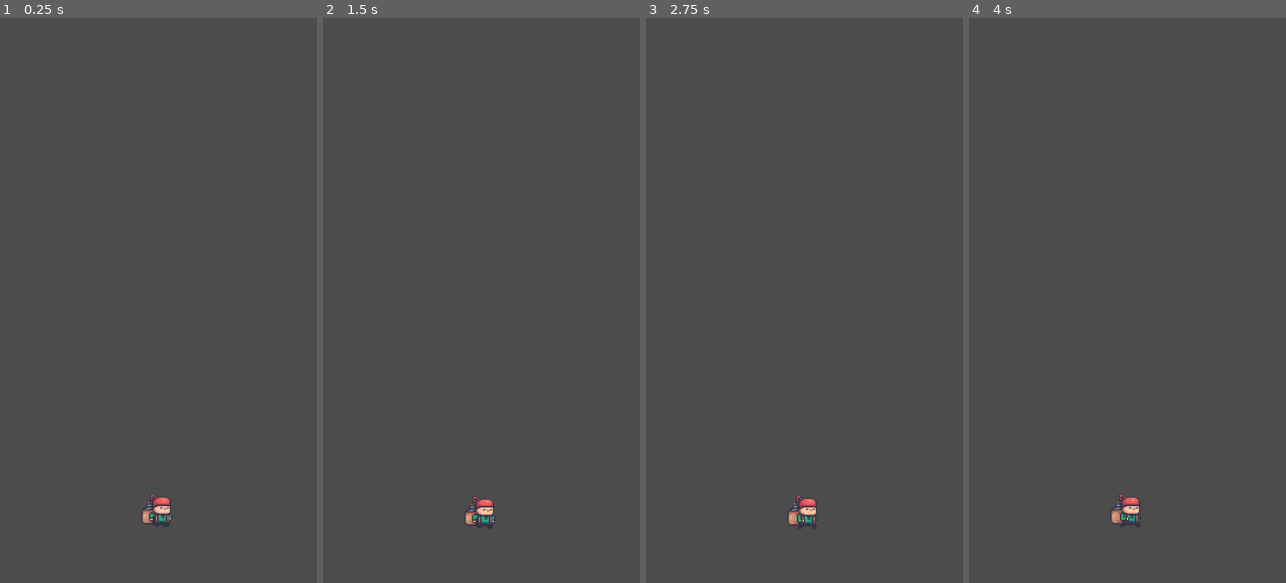
Above: before the commit, frames 1-4 (left to right).
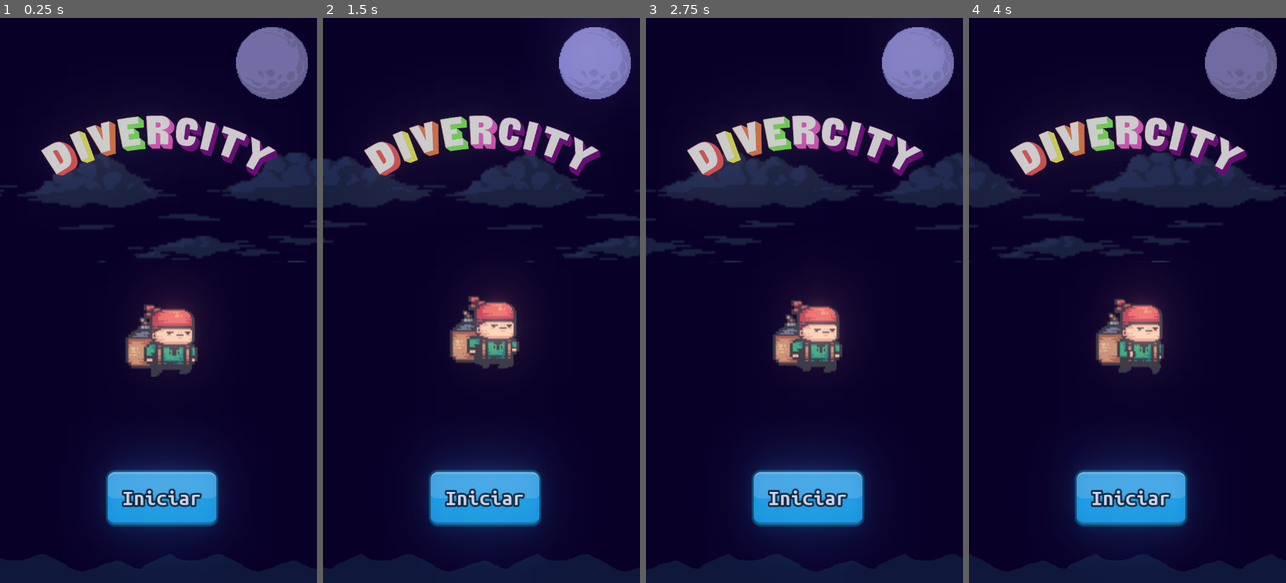
Above: after the commit, the same moments.

Repository: 2022M1T1-Inteli/Divercity
Game: Godot game, scene res://scenes/Main.tscn
Two runs of this game, one before a commit and one after it. Both use one fixed random seed, a clock stepped at 60 frames per second and the inputs below. Before the commit the project starts from res://scenes/Game/Game.tscn.
Inputs (mouse positions are in pixels of both pictures, inside the frame that each line leads up to):
- Up to frame 1 (0.25 s): no input
- Up to frame 2 (1.5 s): move the mouse to (551, 272) at 0.52 s; click (551, 272) at 0.67 s; move the mouse to (418, 328) at 1.27 s; click (418, 328) at 1.42 s
- Up to frame 3 (2.75 s): move the mouse to (836, 176) at 2.02 s; click (836, 176) at 2.17 s
- Up to frame 4 (4 s): move the mouse to (1111, 413) at 2.77 s; click (1111, 413) at 2.92 s; move the mouse to (1222, 385) at 3.52 s; click (1222, 385) at 3.67 s

The runs differ from the first frame. In frame 1, 99% of the frame differs, in the area x 0-100%, y 0-100%; in frame 2, 99%; in frame 3, 99%; in frame 4, 99%.

Commit message:
Fix change scene method. Added comments

Diff:
--- a/src/InBev/project.godot
+++ b/src/InBev/project.godot
@@ -31,7 +31,7 @@
 [application]
 
 config/name="DiverCity"
-run/main_scene="res://scenes/Game/Game.tscn"
+run/main_scene="res://scenes/Main.tscn"
 config/icon="res://resources/icons/INbev.png"
 
 [display]
--- a/src/InBev/scenes/Game/Game.tscn
+++ b/src/InBev/scenes/Game/Game.tscn
@@ -30,5 +30,5 @@
 scale = Vector2( 1.44397, 1.44397 )
 frames = SubResource( 5 )
 animation = "Walking"
-frame = 5
+frame = 4
 playing = true
--- a/src/InBev/scenes/Main.tscn
+++ b/src/InBev/scenes/Main.tscn
@@ -1,14 +1,14 @@
-[gd_scene load_steps=3 format=2]
+[gd_scene load_steps=2 format=2]
 
-[ext_resource path="res://scenes/Menu/Menu.tscn" type="PackedScene" id=1]
 [ext_resource path="res://sources/Main.gd" type="Script" id=2]
 
 [node name="MainScene" type="Node"]
 script = ExtResource( 2 )
 
-[node name="Menu" parent="." instance=ExtResource( 1 )]
+[node name="BaseReplaceNode" type="Node" parent="."]
 
 [node name="CanvasLayer" type="CanvasLayer" parent="."]
+layer = 3
 
 [node name="Overlay" type="ColorRect" parent="CanvasLayer"]
 anchor_right = 1.0
--- a/src/InBev/scenes/MiniGames/Golf/Golf.tscn
+++ b/src/InBev/scenes/MiniGames/Golf/Golf.tscn
@@ -19,14 +19,14 @@
 [node name="GolfBall" parent="." instance=ExtResource( 1 )]
 position = Vector2( 360, 1000 )
 
-[node name="IndicatorContainer" type="CenterContainer" parent="."]
+[node name="Indicators" type="CenterContainer" parent="."]
 margin_right = 720.0
 margin_bottom = 100.0
 __meta__ = {
 "_edit_use_anchors_": false
 }
 
-[node name="Panel" type="Panel" parent="IndicatorContainer"]
+[node name="Panel" type="Panel" parent="Indicators"]
 margin_left = 100.0
 margin_top = 17.0
 margin_right = 620.0
@@ -37,7 +37,7 @@
 "_edit_use_anchors_": false
 }
 
-[node name="ForceLength" type="TextureProgress" parent="IndicatorContainer"]
+[node name="ForceLength" type="TextureProgress" parent="Indicators"]
 margin_left = 110.0
 margin_top = 27.0
 margin_right = 610.0
--- a/src/InBev/sources/Main.gd
+++ b/src/InBev/sources/Main.gd
@@ -1,22 +1,38 @@
 extends Node
 
-# Load the menu node
-var menu = load("res://scenes/Menu/Menu.tscn")
+onready var currentNode = get_node("BaseReplaceNode") # get current template node
 
 func _ready():
-	# Add the menu scene to the scene stack
-	add_child(menu.instance())
+	_change_scene_to("res://scenes/Menu/Menu.tscn", false) # Add the menu scene to the scene stack
 
-func _change_scene_to(scene): # Callback to change scene from childs
-	# Set propriety of the fade transition node
-	$FadeAnimator.interpolate_property(get_node("CanvasLayer/Overlay"), "color", Color(0, 0, 0, 0), Color(0, 0, 0, 1), 1.0, Tween.TRANS_LINEAR, Tween.EASE_IN)
+func _change_scene_to(scene, fade = true): # Callback to change scene from childs
+	if fade: # If need fade
+		## In fade
 
-	# Start fade animation
-	$FadeAnimator.start()
-
-	# Wait tween finish animation
-	yield($FadeAnimator, "tween_completed")
+		# Set propriety of the fade transition node
+		$FadeAnimator.interpolate_property(get_node("CanvasLayer/Overlay"), "color", Color(0, 0, 0, 0), Color(0, 0, 0, 1), 0.75, Tween.TRANS_LINEAR, Tween.EASE_IN)
 
 
-	# Change tree scene for the new scene
-	get_node("Menu").get_tree().change_scene_to(load(scene))
+		$FadeAnimator.start() # Start fade animation
+
+		yield($FadeAnimator, "tween_completed") # Wait tween finish animation
+
+
+	var sceneInstance = load(scene).instance() # Load scene and get instance
+
+	if sceneInstance.has_method("_construct"): # If the scene has a construct method
+		sceneInstance._construct(self) # Call the construct method of the new scene
+
+	currentNode.call_deferred("free") # Free the old scene
+
+	add_child(sceneInstance) # Add the new scene to the tree
+	currentNode = get_node(sceneInstance.name) # Set the new scene as current node
+
+	if fade:
+		## Out fade
+		# Set propriety of the fade transition node
+		$FadeAnimator.interpolate_property(get_node("CanvasLayer/Overlay"), "color", Color(0, 0, 0, 1), Color(0, 0, 0, 0), 0.75, Tween.TRANS_LINEAR, Tween.EASE_IN)
+
+		$FadeAnimator.start() # Start fade animation
+
+		yield($FadeAnimator, "tween_completed") # Wait tween finish animation
--- a/src/InBev/sources/menu/Menu.gd
+++ b/src/InBev/sources/menu/Menu.gd
@@ -3,9 +3,9 @@
 # Create local signal for change to game scene
 signal go_to_game
 
-func _ready():
+func _construct(mainNode):
 	# Connect callback for local signal
-	connect("go_to_game", get_node("/root/MainScene"), "_change_scene_to")
+	connect("go_to_game", mainNode, "_change_scene_to")
 
 	# Init main moon light animation
 	$AnimationPlayerMenu.play("ModulateVariation")
@@ -15,4 +15,4 @@
 	$CenterContainer/StartButton.modulate = Color(0.95, 0.95, 0.95, 1)
 
 	# Emit signal to change scene
-	emit_signal("go_to_game", "res://scenes/Game/Game.tscn")
+	emit_signal("go_to_game", "res://scenes/MiniGames/Golf/Golf.tscn")
